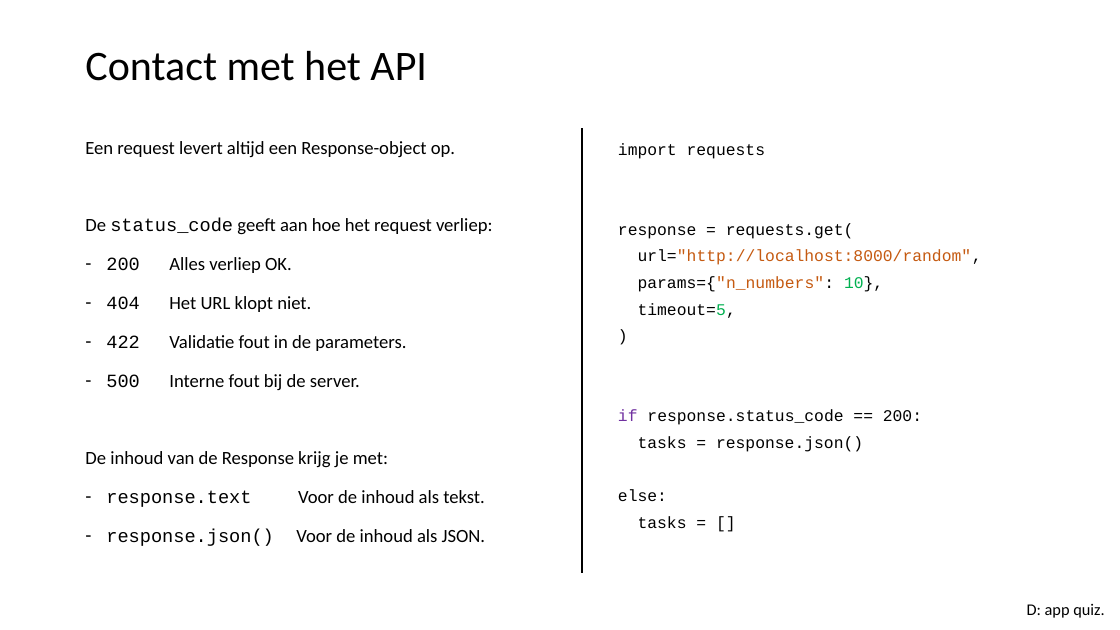
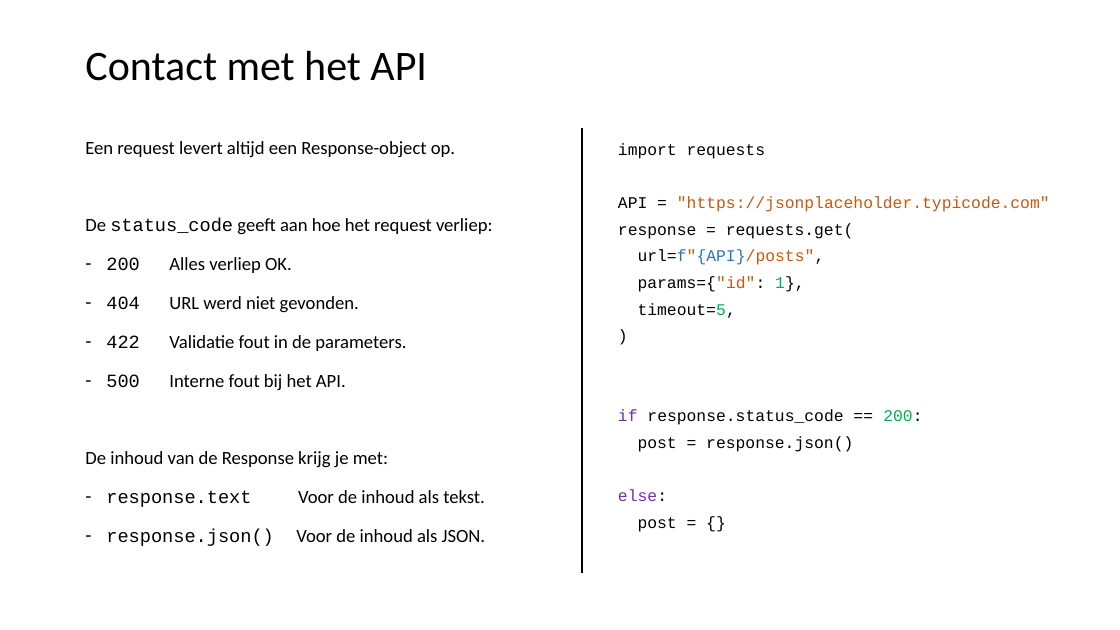
Before and after one commit to LFKoning/knowledge-sharing, a slide deck: slide 43 of python_course_4p/4_api_app/4_api_app.pptx. Drawn at 1120x630 pixels with LibreOffice and Linux fonts; fonts in the diff are those of the drawing. Boxes give left, top, right and bottom in pixels: in the first picture for what was removed or moved away, otherwise in the second. Text is boxed around its words. In the diff, an @@ line names an element or a change of style, - is before the commit and + after.

```diff
--- a/python_course_4p/4_api_app/4_api_app.pptx
+++ b/python_course_4p/4_api_app/4_api_app.pptx
@@ text at <box>618,196,1050,212</box>: paragraph added @@
+API = "https://jsonplaceholder.typicode.com"
@@ text at <box>638,249,825,292</box>: text changed; text colour #C55A11 to #000000 @@
-url="http://localhost:8000/random",
-params={"n_numbers": 10},
+url=f"{API}/posts",
+params={"id": 1},
@@ text at <box>106,296,359,313</box>: text changed @@
-– 404 Het URL klopt niet.
+– 404 URL werd niet gevonden.
@@ text at <box>106,374,346,390</box>: text changed @@
-– 500 Interne fout bij de server.
+– 500 Interne fout bij het API.
@@ text at <box>618,409,922,501</box>: text colour #000000 to #00B050 in "200:"; text colour #000000 to #7030A0 in "else:" @@
@@ text at <box>638,436,853,452</box>: text changed @@
-tasks = response.json()
+post = response.json()
@@ text at <box>638,517,677,532</box>: text changed @@
-tasks = []
+post = {}
@@ text removed at <box>1027,604,1105,618</box> @@
-D: app quiz.
```
Also in this commit, not shown: 15 other slides changed, 15 other files.
